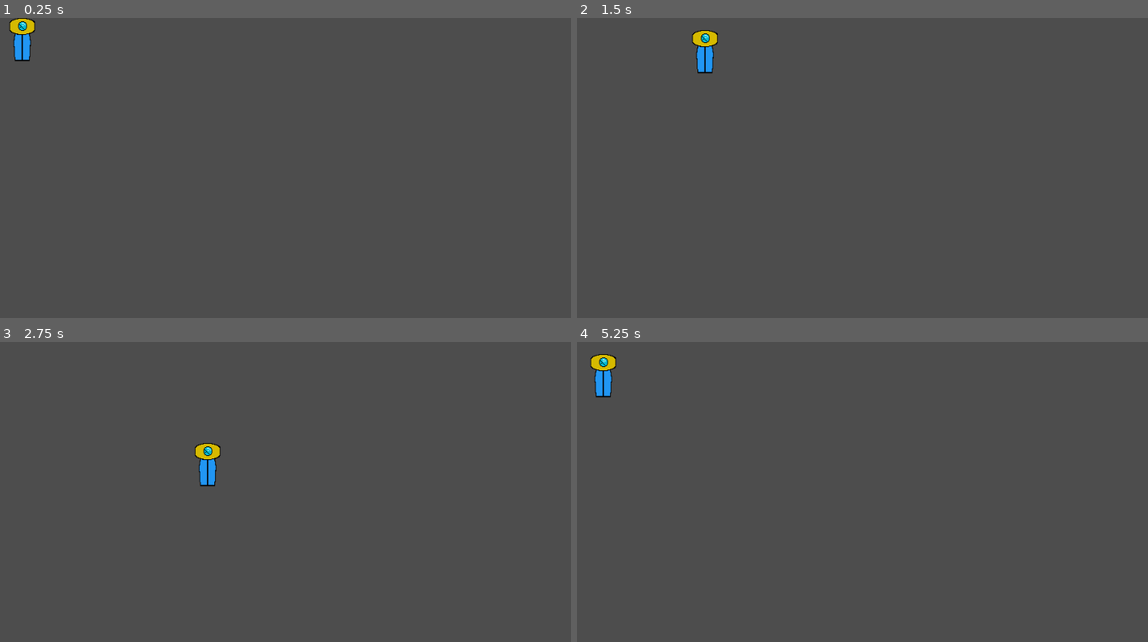
Above: before the commit, frames 1-4 (two rows, left to right).
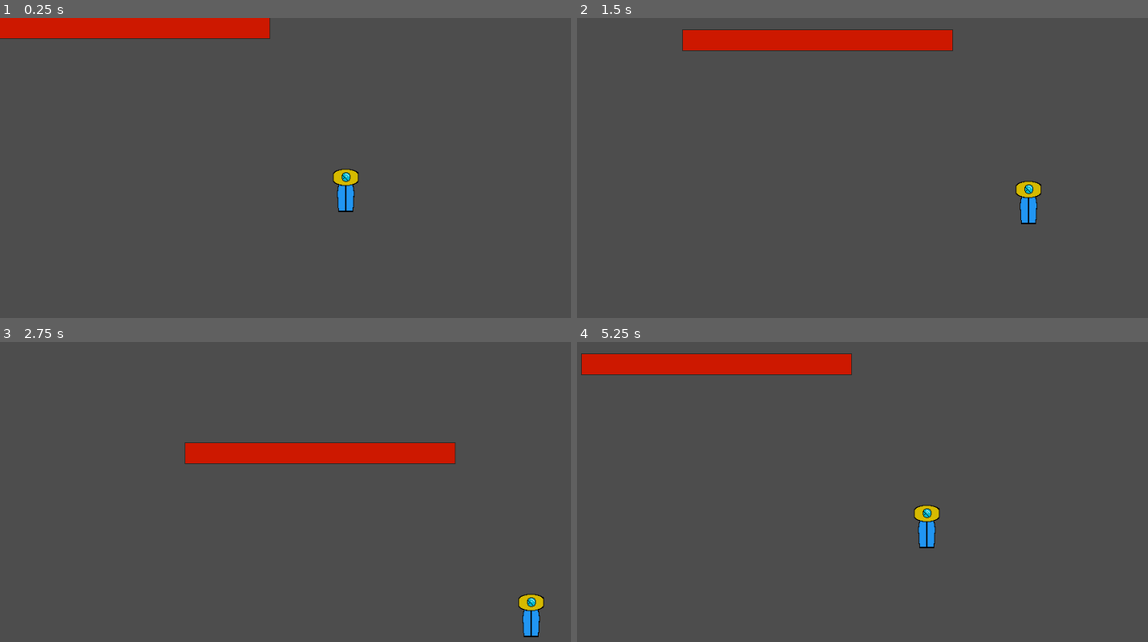
Above: after the commit, the same moments.

Repository: nf12pro/ChronoAnchor
Game: Godot game, scene res://scenes/testing_scene.tscn
The game is run twice, just before and just after one commit, with the same random seed, the same clock (stepped at 60 frames per second) and the same inputs. Before the commit the project starts from res://scenes/player.tscn.
Inputs (mouse positions are in pixels of both pictures, inside the frame that each line leads up to):
- Up to frame 1 (0.25 s): no input
- Up to frame 2 (1.5 s): tap Enter at 0.5 s; move the mouse to (1045, 183) at 0.52 s; hold Right (move_right) 0.53-1.28 s; hold P (take_damage_test, bound only after the commit) 0.53-1.28 s; click (1045, 183) at 0.67 s; move the mouse to (771, 219) at 1.27 s; hold S (move_down) from 1.28 s (still down); tap P (take_damage_test, bound only after the commit) at 1.35 s
- Up to frame 3 (2.75 s): move the mouse to (388, 444) at 2.02 s; release S (move_down) at 2.03 s; hold Right (move_right) from 2.03 s (still down); hold P (take_damage_test, bound only after the commit) from 2.03 s (still down); tap Alt at 2.1 s
- Up to frame 4 (5.25 s): move the mouse to (868, 597) at 2.77 s; release Right (move_right) at 2.78 s; release P (take_damage_test, bound only after the commit) at 2.78 s; hold W (move_up) 2.78-3.53 s; tap Shift at 2.85 s; click (868, 597) at 2.92 s; tap P (take_damage_test, bound only after the commit) at 3.05, 4.35 s; move the mouse to (1096, 579) at 3.52 s; hold P (take_damage_test, bound only after the commit) 3.53-4.28 s; hold A (move_left) 3.53-5.03 s; move the mouse to (708, 468) at 4.27 s; move the mouse to (931, 525) at 5.02 s; hold S (move_down) from 5.03 s (still down); hold P (take_damage_test, bound only after the commit) from 5.03 s (still down); tap Alt at 5.1 s; click (931, 525) at 5.17 s

The runs differ from the first frame. In frame 1, 4.0% of the frame differs, in the area x 0-63%, y 0-65%; in frame 2, 4.1%; in frame 3, 4.1%, in the area x 32-96%, y 33-99%; in frame 4, 4.1%.

Commit message:
Failed Health_Bar

Diff:
--- a/project.godot
+++ b/project.godot
@@ -12,7 +12,7 @@
 
 config/name="ChronoAnchor"
 config/version="1.0.0"
-run/main_scene="uid://bwiio5rwwi5dp"
+run/main_scene="uid://dj2xqw6gl3p73"
 config/features=PackedStringArray("4.7", "GL Compatibility")
 config/icon="res://icon.svg"
 
@@ -62,6 +62,11 @@
 , Object(InputEventJoypadMotion,"resource_local_to_scene":false,"resource_name":"","device":-1,"axis":1,"axis_value":1.0,"script":null)
 ]
 }
+take_damage_test={
+"deadzone": 0.2,
+"events": [Object(InputEventKey,"resource_local_to_scene":false,"resource_name":"","device":-1,"window_id":0,"alt_pressed":false,"shift_pressed":false,"ctrl_pressed":false,"meta_pressed":false,"pressed":false,"keycode":0,"physical_keycode":80,"key_label":0,"unicode":112,"location":0,"echo":false,"script":null)
+]
+}
 
 [layer_names]
 
--- /dev/null
+++ b/scenes/health_bar.tscn
@@ -0,0 +1,49 @@
+[gd_scene format=3 uid="uid://b7weh1oqtsr78"]
+
+[ext_resource type="Script" uid="uid://djts0jrgw53ho" path="res://scripts/health_bar.gd" id="1_1bvlm"]
+
+[sub_resource type="StyleBoxEmpty" id="StyleBoxEmpty_iwqyq"]
+
+[sub_resource type="StyleBoxFlat" id="StyleBoxFlat_1bvlm"]
+bg_color = Color(0.80349076, 0.09628772, 0, 1)
+
+[sub_resource type="StyleBoxFlat" id="StyleBoxFlat_6esg4"]
+bg_color = Color(0.1716986, 0.16062567, 0.1440194, 1)
+expand_margin_left = 1.0
+expand_margin_top = 1.0
+expand_margin_right = 1.0
+expand_margin_bottom = 1.0
+shadow_color = Color(0, 0, 0, 0.27450982)
+shadow_offset = Vector2(0, 1)
+
+[sub_resource type="StyleBoxFlat" id="StyleBoxFlat_hv2ic"]
+bg_color = Color(1, 1, 1, 1)
+
+[node name="health_bar" type="ProgressBar" unique_id=2078701455]
+z_index = 1
+offset_right = 400.0
+offset_bottom = 30.0
+theme_override_styles/background = SubResource("StyleBoxEmpty_iwqyq")
+theme_override_styles/fill = SubResource("StyleBoxFlat_1bvlm")
+value = 60.0
+show_percentage = false
+script = ExtResource("1_1bvlm")
+
+[node name="damage_bar" type="ProgressBar" parent="." unique_id=1165725565]
+z_index = -1
+layout_mode = 1
+anchors_preset = 15
+anchor_right = 1.0
+anchor_bottom = 1.0
+grow_horizontal = 2
+grow_vertical = 2
+theme_override_styles/background = SubResource("StyleBoxFlat_6esg4")
+theme_override_styles/fill = SubResource("StyleBoxFlat_hv2ic")
+step = 80.0
+show_percentage = false
+
+[node name="timer" type="Timer" parent="." unique_id=86794791]
+wait_time = 0.4
+one_shot = true
+
+[connection signal="timeout" from="timer" to="." method="_on_timer_timeout"]
--- /dev/null
+++ b/scenes/testing_scene.tscn
@@ -0,0 +1,15 @@
+[gd_scene format=3 uid="uid://dj2xqw6gl3p73"]
+
+[ext_resource type="PackedScene" uid="uid://bwiio5rwwi5dp" path="res://scenes/player.tscn" id="1_2j2p2"]
+[ext_resource type="PackedScene" uid="uid://b7weh1oqtsr78" path="res://scenes/health_bar.tscn" id="2_v6rby"]
+
+[node name="testing_scene" type="Node2D" unique_id=1774393185]
+
+[node name="player" parent="." unique_id=142865822 instance=ExtResource("1_2j2p2")]
+position = Vector2(480, 224)
+
+[node name="health_bar" parent="player" unique_id=2078701455 instance=ExtResource("2_v6rby")]
+offset_left = -480.0
+offset_top = -224.0
+offset_right = -80.0
+offset_bottom = -194.0
--- /dev/null
+++ b/scripts/health_bar.gd
@@ -0,0 +1,29 @@
+extends ProgressBar
+
+@onready var timer = $timer
+@onready var damage_bar = $damage_bar
+
+var health = 0.0 : set = set_health
+
+func set_health(new_health):
+	var previous_health = health
+	health = min(max_value, new_health)
+	value = health
+
+	if health <= 0:
+		queue_free()
+
+	if health < previous_health:
+		timer.start()
+	else:
+		damage_bar.value = health
+
+func init_health(setting_health):
+	health = setting_health
+	max_value = health
+	value = health
+	damage_bar.max_value = health
+	damage_bar.value = health
+
+func _on_timer_timeout() -> void:
+	damage_bar.value = health
--- a/scripts/player.gd
+++ b/scripts/player.gd
@@ -1,10 +1,15 @@
 extends CharacterBody2D
 
 #region Settings & Speed Variables
-@export var max_speed: float = 200
-@export var acceleration: float = 1200
-@export var friction: float = 1500
+@export var max_speed: float = 200.0
+@export var acceleration: float = 1200.0
+@export var friction: float = 1500.0
 @export var snap_tap: bool = true
+#endregion
+
+#region Health
+@onready var health_bar = $health_bar
+@export var health = 100
 #endregion
 
 #region Snap Tap Trackers
@@ -13,6 +18,9 @@
 var up_time: float = 0.0
 var down_time: float = 0.0
 #endregion
+
+func _ready():
+	health_bar.init_health(health)
 
 func _physics_process(delta: float) -> void:
 	var current_time = Time.get_ticks_msec()
@@ -49,3 +57,8 @@
 	if positive_held: return 1.0
 	if negative_held: return -1.0
 	return 0.0
+
+func _unhandled_input(event: InputEvent) -> void:
+	if event.is_action_pressed("take_damage_test"):
+		print("INPUT DETECTED")
+		health -= 20
Not shown, added: scripts/health_bar.gd.uid
